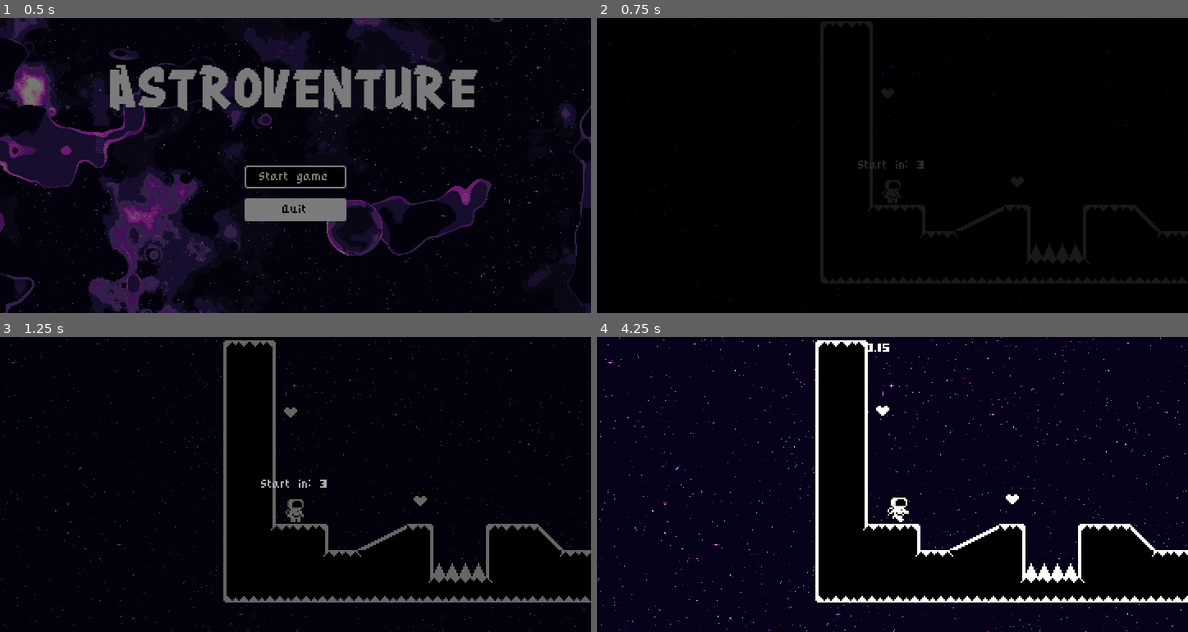
Above: before the commit, frames 1-4 (two rows, left to right).
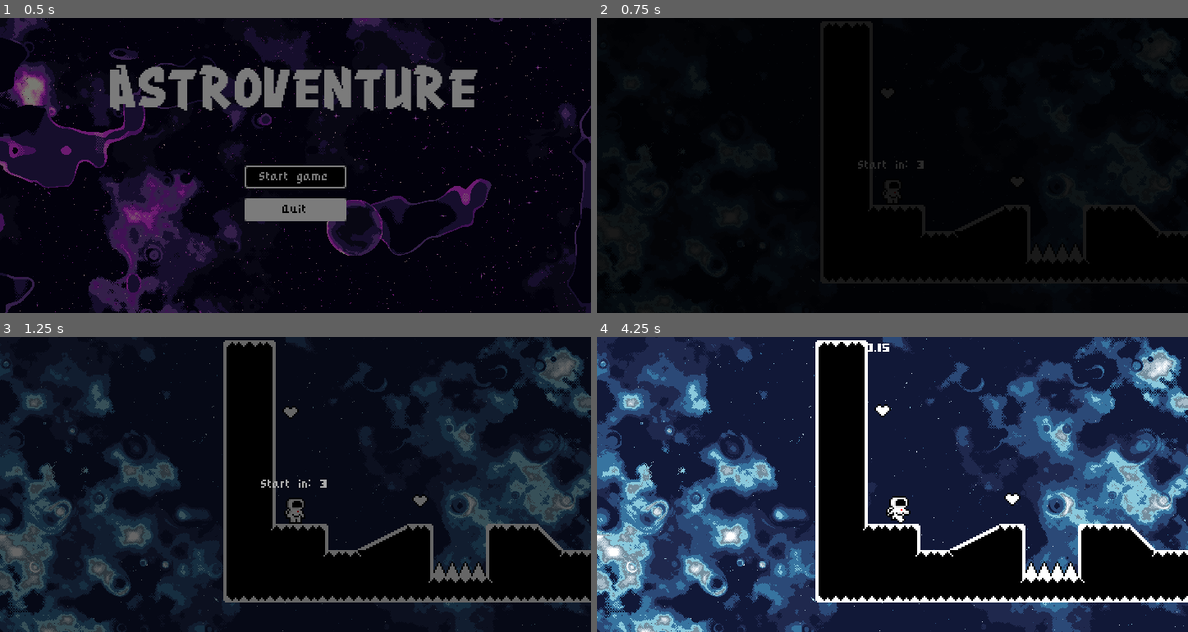
Above: after the commit, the same moments.

Repository: BenjaminZrakic/Astroventure
Game: Godot game, scene res://Scenes/Screens/main_menu.tscn
Two runs of this game, one before a commit and one after it. Both use one fixed random seed, a clock stepped at 60 frames per second and the inputs below.
Inputs:
- Up to frame 1 (0.5 s): no input
- Up to frame 2 (0.75 s): click "Start game" at 0.5 s
- Up to frame 3 (1.25 s): no input
- Up to frame 4 (4.25 s): tap Enter (ui_accept) at 1.25, 1.52, 2, 2.27, 3.5, 3.77 s; hold Right (ui_right) 1.28-2.78 s; hold Left (ui_left) 2.78-3.53 s; hold Right (ui_right) from 3.53 s (still down)

Frame 1 is identical in both runs. In frame 2, 0.1% of the frame differs, in the area x 0-97%, y 8-100%; in frame 3, 29%; in frame 4, 80%, in the area x 0-100%, y 0-100%.

Commit message:
Updatean Level Background

Diff:
--- a/Scenes/Level Assets/world.tscn
+++ b/Scenes/Level Assets/world.tscn
@@ -5,7 +5,7 @@
 [ext_resource type="PackedScene" uid="uid://dv1p5jxki2fse" path="res://Scenes/Level Assets/LevelTileMap.tscn" id="4_h2cwe"]
 [ext_resource type="PackedScene" uid="uid://3mgi3xpbrlny" path="res://Scenes/Level Assets/hazard_area.tscn" id="5_rl5ou"]
 [ext_resource type="PackedScene" uid="uid://cv1202d8pg8ct" path="res://Scenes/UI/level_completed.tscn" id="5_sx1wa"]
-[ext_resource type="Texture2D" uid="uid://g4ru2fj1ykx7" path="res://Assets/Stars.png" id="6_g2tsm"]
+[ext_resource type="Texture2D" uid="uid://c3tuhvud34a5g" path="res://Assets/Space Background (14).png" id="6_ocvd1"]
 
 [sub_resource type="Animation" id="Animation_8ywv5"]
 length = 0.001
@@ -143,7 +143,7 @@
 [node name="Background" type="TextureRect" parent="CanvasLayer2"]
 offset_right = 360.0
 offset_bottom = 180.0
-texture = ExtResource("6_g2tsm")
+texture = ExtResource("6_ocvd1")
 expand_mode = 5
 
 [connection signal="next_level" from="CanvasLayer/LevelCompleted" to="." method="go_to_next_level"]
